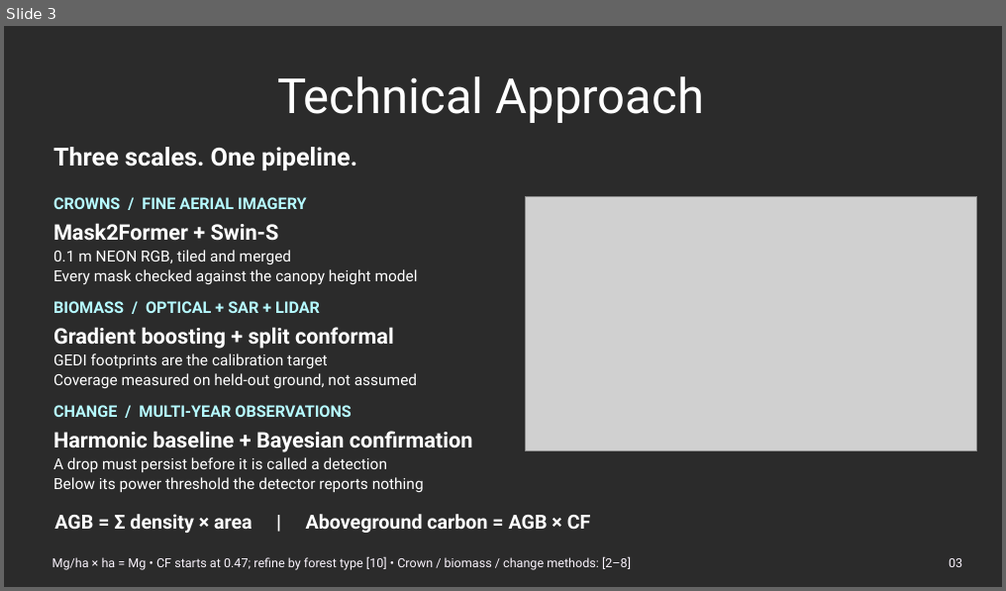
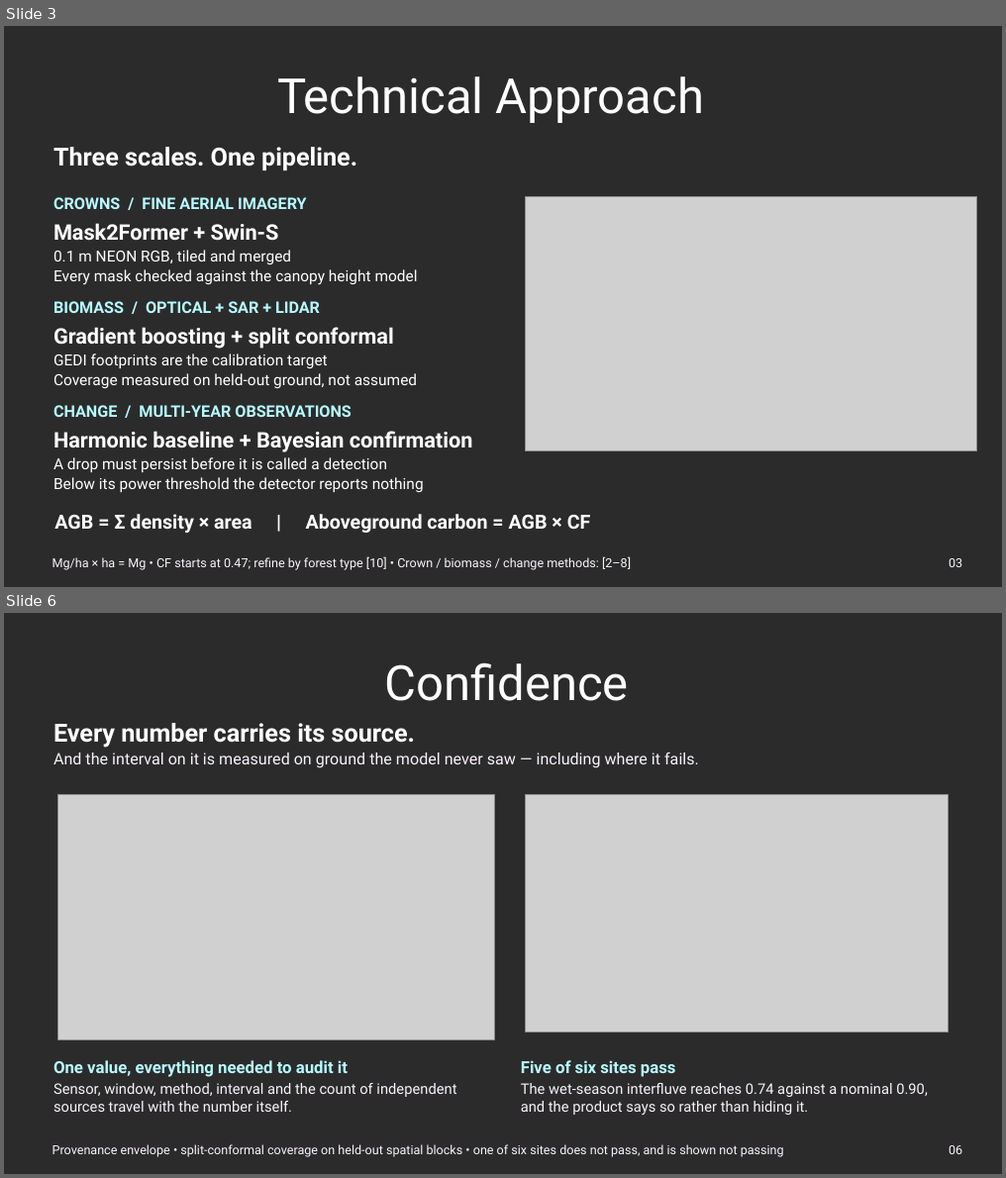
Before and after one commit to varadharajanv0310/SylvaSense, a slide deck: Order_of_One_ORION1.0_v2.pptx. Shown one above the other, each under a label of ours: slide 3 before the commit, slides 3 and 6 after it; the slides between them are not shown. The pictures are 1006x591 and 1006x1178 pixels, drawn with LibreOffice and Linux fonts; fonts in the diff are those of the drawing; grey boxes stand for pictures; background and template pictures are left out; a plain dark background stands for a picture behind light text. Boxes give left, top, right and bottom in pixels: in the first picture for what was removed or moved away, otherwise in the second. Text is boxed around its words. In the diff, an @@ line names an element or a change of style, - is before the commit and + after.

```diff
--- a/Order_of_One_ORION1.0_v2.pptx
+++ b/Order_of_One_ORION1.0_v2.pptx
@@ slide 6 added at box(4, 613, 1002, 1174), background picture (left out) @@
@@ text added at box(385, 663, 629, 701), 46.7 pt, text #FFFFFF @@
+Confidence
@@ text added at box(54, 723, 415, 748), 24 pt, text #FFFFFF, bold @@
+Every number carries its source.
@@ text added at box(54, 753, 699, 768), 15.3 pt, text #F9F3FC @@
+And the interval on it is measured on ground the model never saw — including where it fails.
@@ picture added at box(57, 795, 494, 1041) @@
@@ picture added at box(525, 795, 948, 1033) @@
@@ text added at box(54, 1060, 348, 1077), 16 pt, text #B6FAFF, bold @@
+One value, everything needed to audit it
@@ text added at box(54, 1083, 456, 1097), 14 pt, text #F9F3FC @@
+Sensor, window, method, interval and the count of independent
@@ text added at box(521, 1060, 676, 1077), 16 pt, text #B6FAFF, bold @@
+Five of six sites pass
@@ text added at box(521, 1083, 928, 1097), 14 pt, text #F9F3FC @@
+The wet-season interfluve reaches 0.74 against a nominal 0.90,
@@ text added at box(54, 1101, 292, 1112), 14 pt, text #F9F3FC @@
+sources travel with the number itself.
@@ text added at box(521, 1101, 808, 1115), 14 pt, text #F9F3FC @@
+and the product says so rather than hiding it.
@@ text added at box(53, 1145, 784, 1157), 12 pt, text #F9F3FC @@
+Provenance envelope • split-conformal coverage on held-out spatial blocks • one of six sites does not pass, and is shown not passing
@@ text added at box(948, 1146, 962, 1155), 12 pt, text #F9F3FC @@
+06
```
Also in this commit, not shown: 5 slides changed, 1 other slide added, 2 other files.
